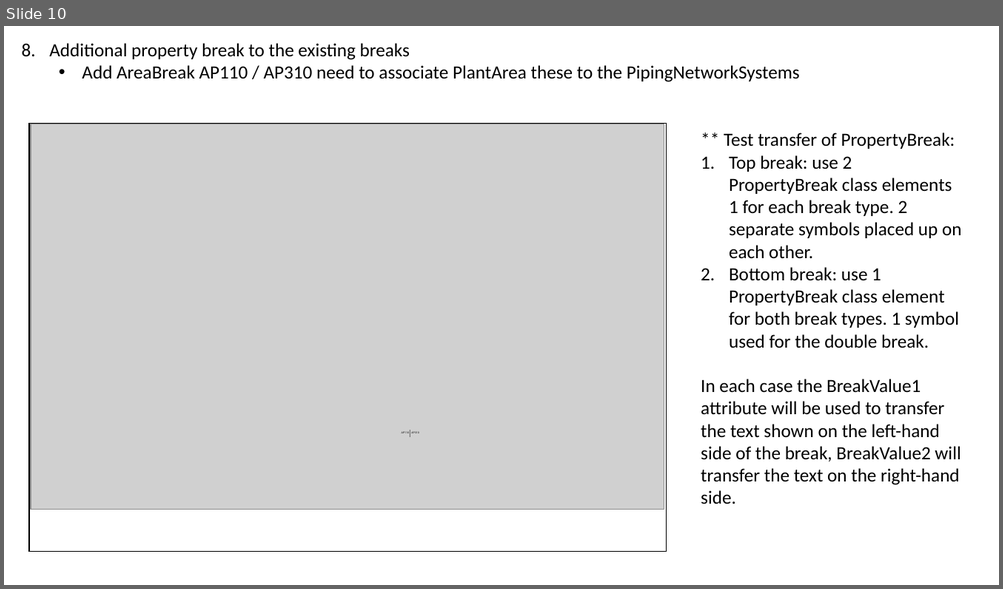
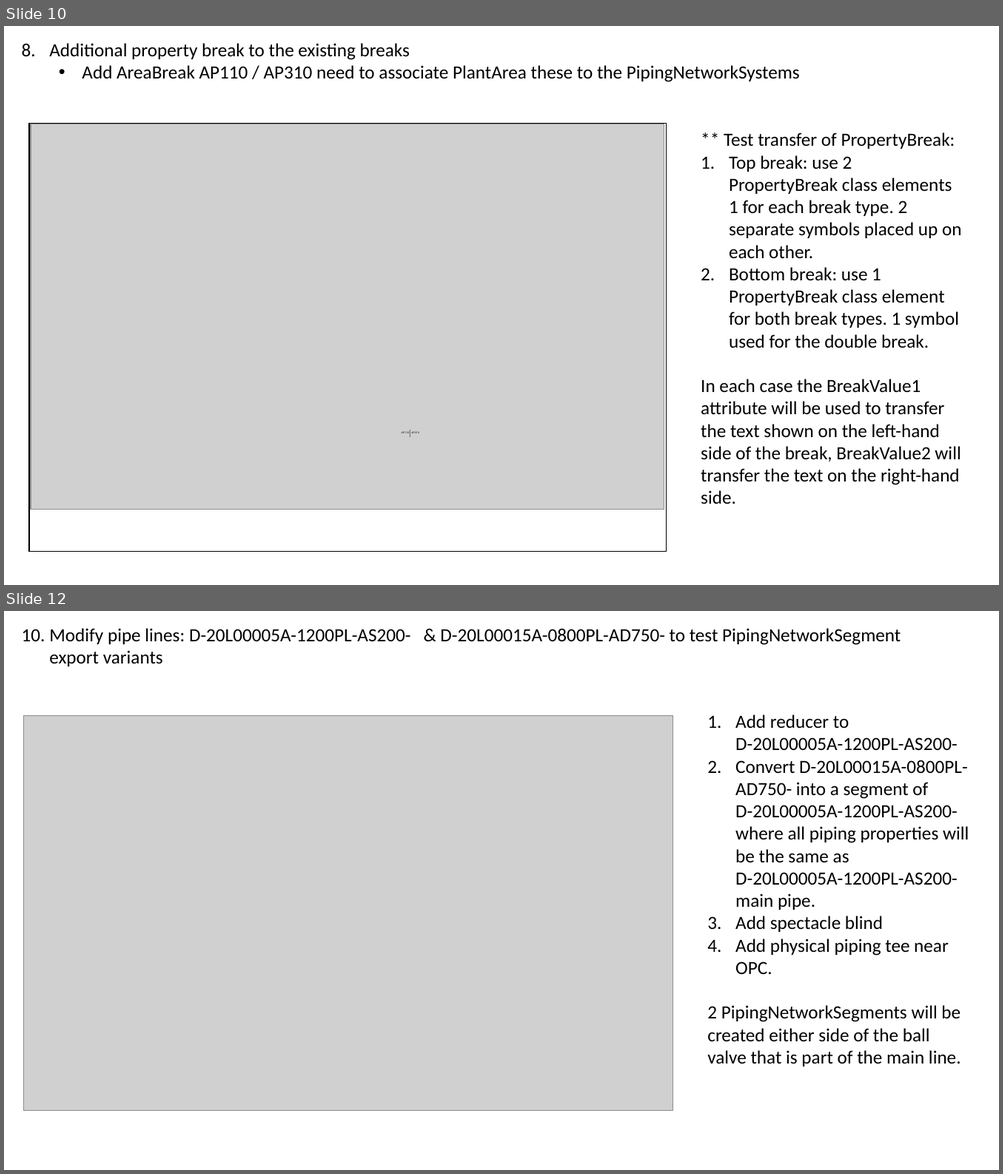
Before and after one commit to equinor/NOAKADEXPI, a slide deck: Blueprint/UseCases_PersistenID.pptx. Shown one above the other, each under a label of ours: slide 10 before the commit, slides 10 and 12 after it; the slides between them are not shown. The pictures are 1003x589 and 1003x1174 pixels, drawn with LibreOffice and Linux fonts; fonts in the diff are those of the drawing; grey boxes stand for pictures; background and template pictures are left out. Boxes give left, top, right and bottom in pixels: in the first picture for what was removed or moved away, otherwise in the second. Text is boxed around its words. In the diff, an @@ line names an element or a change of style, - is before the commit and + after.

```diff
--- a/Blueprint/UseCases_PersistenID.pptx
+++ b/Blueprint/UseCases_PersistenID.pptx
@@ slide 12 added at (4,611,999,1170), background #FFFFFF @@
@@ text added at (49,628,900,667), 18 pt, text #000000 @@
+10. Modify pipe lines: D-20L00005A-1200PL-AS200- & D-20L00015A-0800PL-AD750- to test PipingNetworkSegment export variants
@@ picture added at (24,716,672,1111) @@
@@ text added at (707,715,968,1064), 18 pt, text #000000 @@
+1. Add reducer to D-20L00005A-1200PL-AS200-
+2. Convert D-20L00015A-0800PL-AD750- into a segment of D-20L00005A-1200PL-AS200- where all piping properties will be the same as D-20L00005A-1200PL-AS200- main pipe.
+3. Add spectacle blind
+4. Add physical piping tee near OPC.
+2 PipingNetworkSegments will be created either side of the ball valve that is part of the main line.
```
Also in this commit, not shown: 1 slide changed, 1 other slide added, 12 other files.
